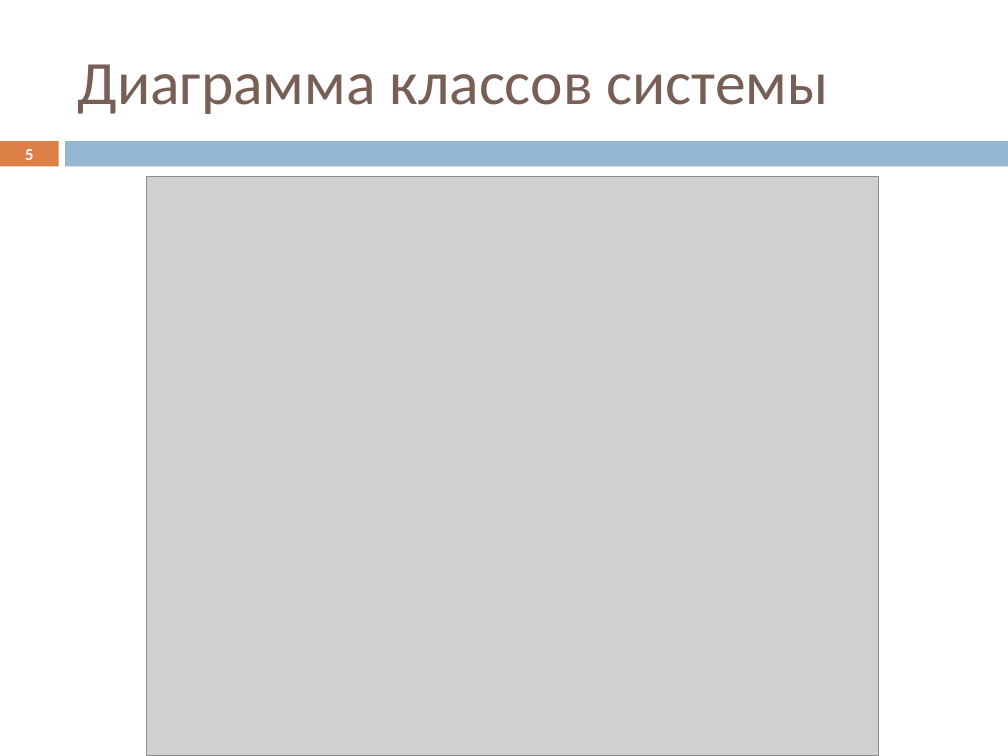
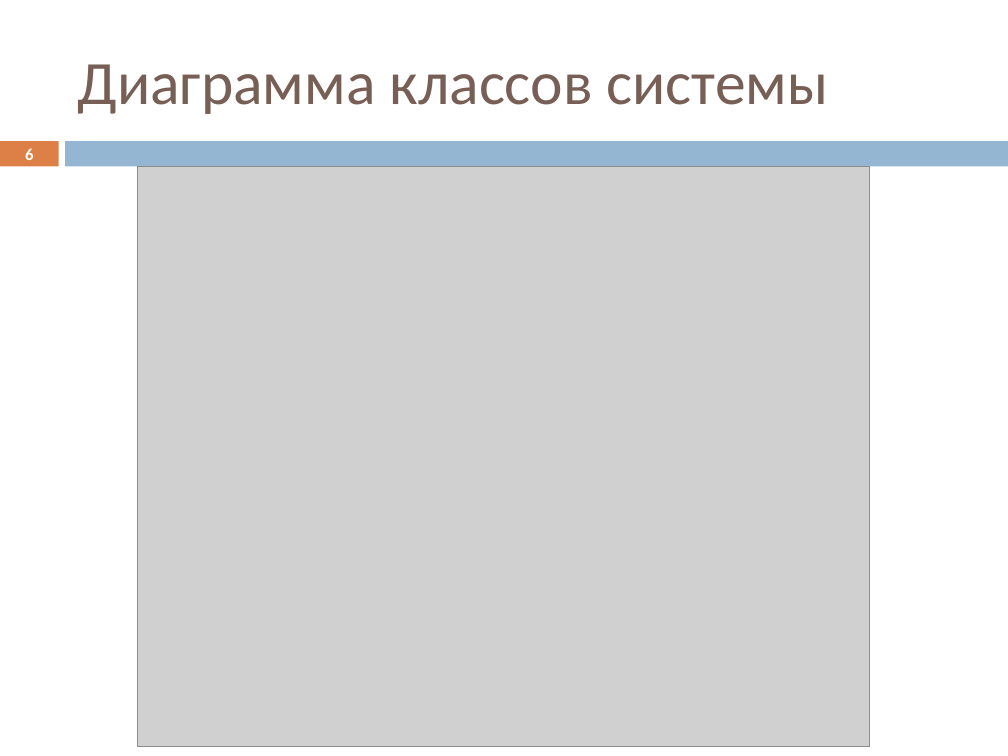
Before and after one commit to Datel777/DIPLOM, a slide deck: slide 6 of Презентация psv46.pptx (slide 5 before the commit). Drawn at 1008x756 pixels with LibreOffice and Linux fonts; fonts in the diff are those of the drawing; grey boxes stand for pictures. Boxes give left, top, right and bottom in pixels: in the first picture for what was removed or moved away, otherwise in the second. Text is boxed around its words. In the diff, an @@ line names an element or a change of style, - is before the commit and + after.

```diff
--- a/Презентация psv46.pptx
+++ b/Презентация psv46.pptx
@@ page number at (25, 148, 33, 160): text changed @@
-5
+6
@@ picture: place and size @@
-picture at (147, 176, 879, 756)
+picture at (138, 166, 870, 746)
```
Also in this commit, not shown: 7 other slides changed, 2 slides added, 2 slides removed, 11 other files.
